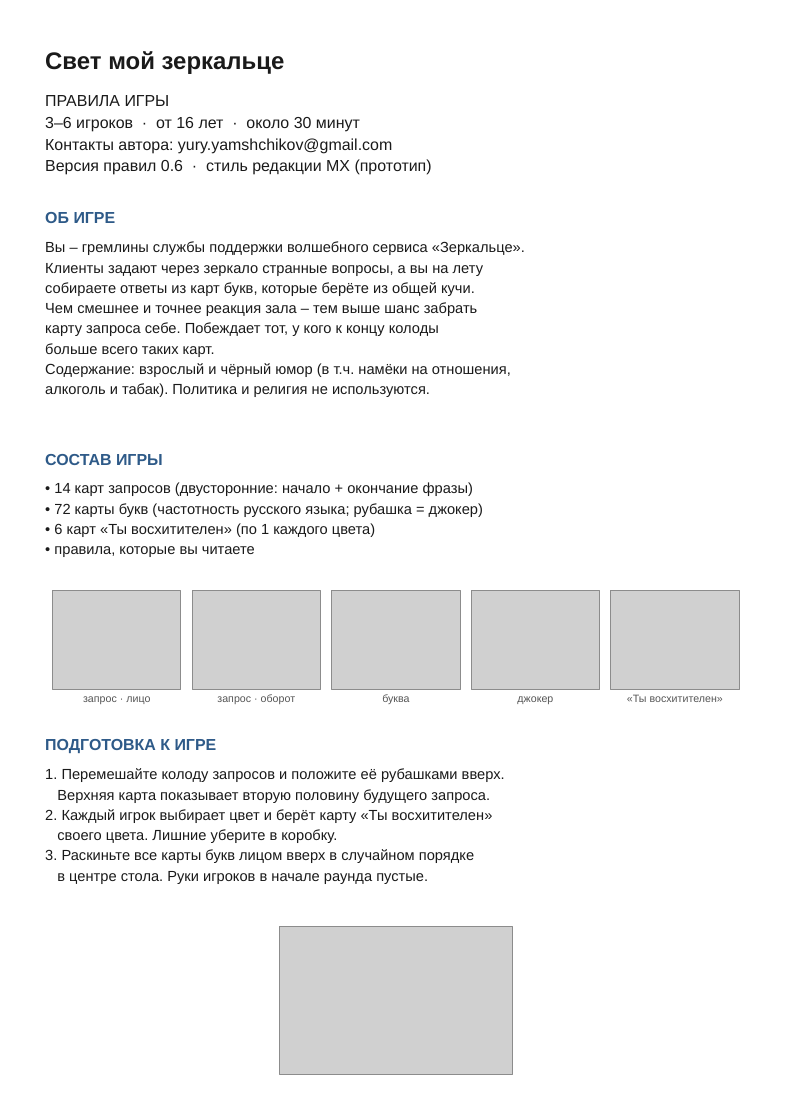
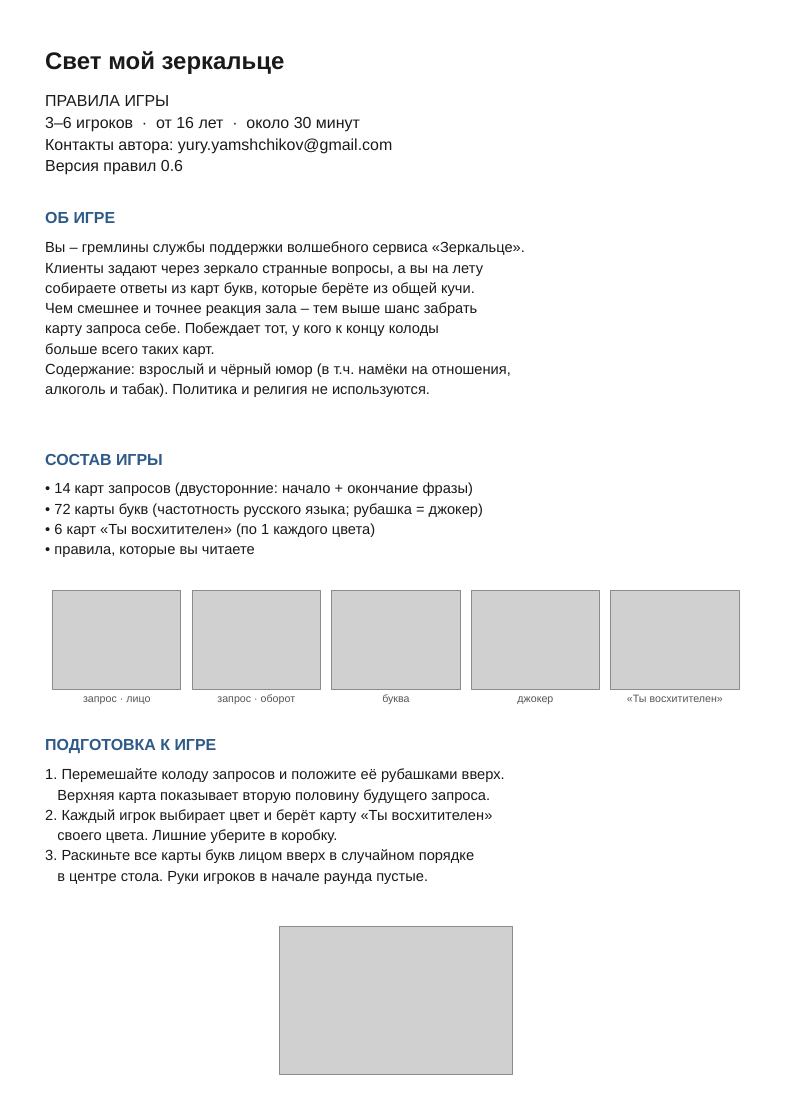
Before and after one commit to Tanion37/svet-moy-zerkalce, a slide deck: slide 1 of output/svet-moy-zerkalce-rules.pptx. Drawn at 792x1120 pixels with LibreOffice and Linux fonts; fonts in the diff are those of the drawing; grey boxes stand for pictures. Boxes give left, top, right and bottom in pixels: in the first picture for what was removed or moved away, otherwise in the second. Text is boxed around its words. In the diff, an @@ line names an element or a change of style, - is before the commit and + after.

```diff
--- a/output/svet-moy-zerkalce-rules.pptx
+++ b/output/svet-moy-zerkalce-rules.pptx
@@ text at <box>45,160,183,175</box>: text changed @@
-Версия правил 0.6 · стиль редакции МХ (прототип)
+Версия правил 0.6
```
Also in this commit, not shown: 1 other slide changed, 2 other files.
